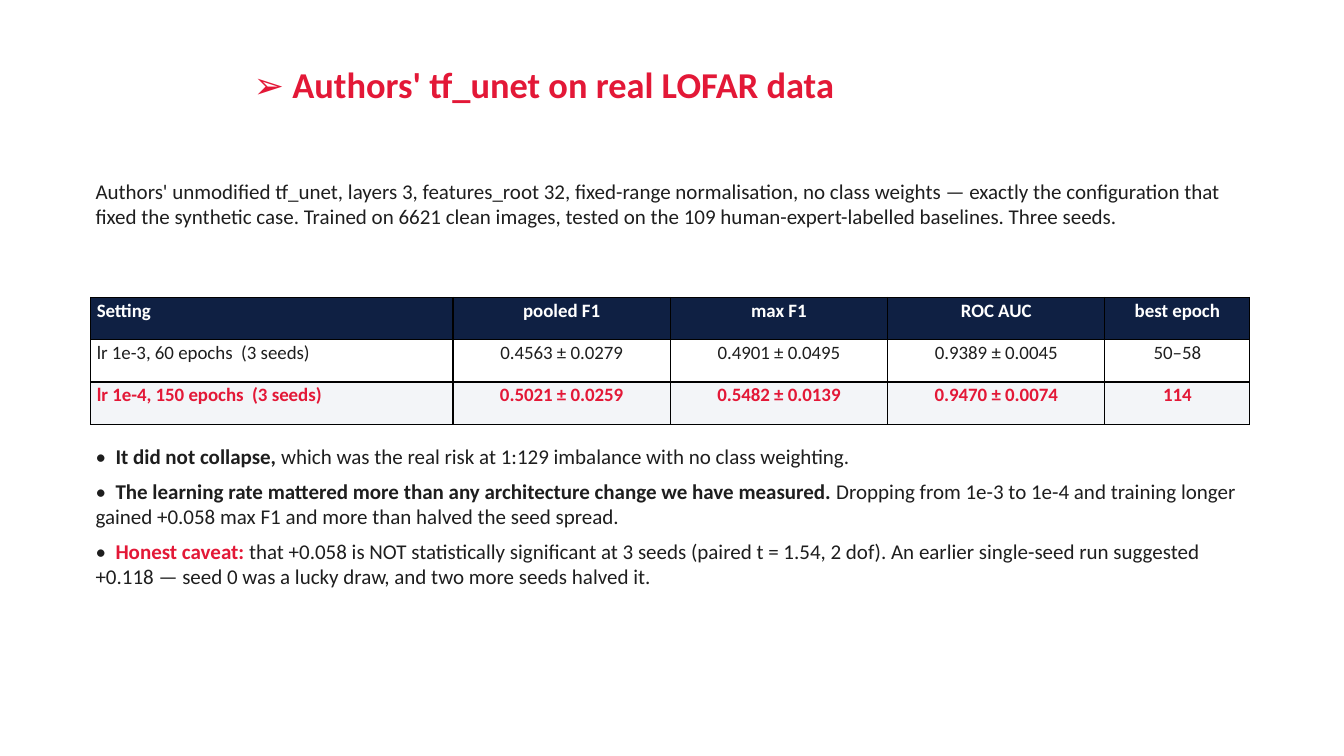
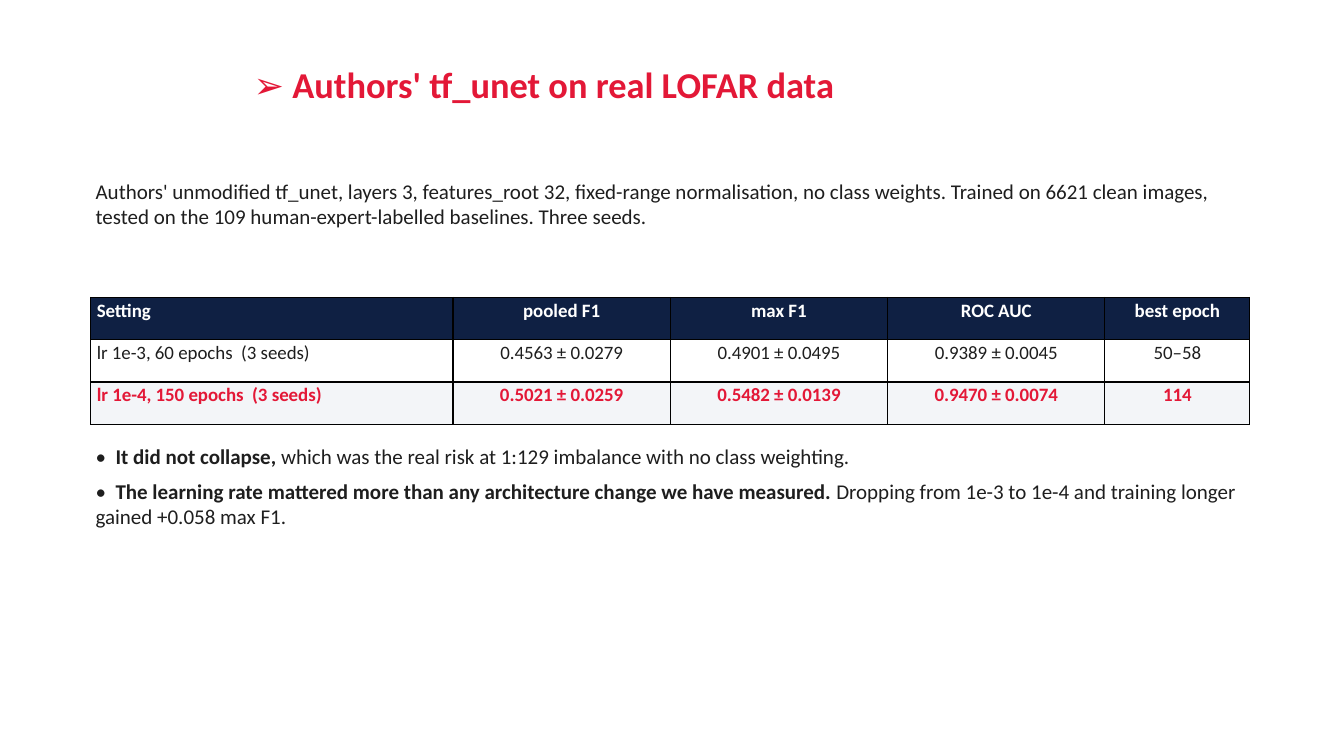
Before and after one commit to RonakSinghRaina/MP, a slide deck: slide 9 of Weekly_Report_Week5_DiL_Lab.pptx (slide 13 before the commit). Drawn at 1344x756 pixels with LibreOffice and Linux fonts; fonts in the diff are those of the drawing; background and template pictures are left out. Boxes give left, top, right and bottom in pixels: in the first picture for what was removed or moved away, otherwise in the second. Text is boxed around its words. In the diff, an @@ line names an element or a change of style, - is before the commit and + after.

```diff
--- a/Weekly_Report_Week5_DiL_Lab.pptx
+++ b/Weekly_Report_Week5_DiL_Lab.pptx
@@ text at (x1=96, y1=184, x2=1208, y2=228): text changed @@
-Authors' unmodified tf_unet, layers 3, features_root 32, fixed-range normalisation, no class weights — exactly the configuration that fixed the synthetic case. Trained on 6621 clean images, tested on the 109 human-expert-labelled baselines. Three seeds.
+Authors' unmodified tf_unet, layers 3, features_root 32, fixed-range normalisation, no class weights. Trained on 6621 clean images, tested on the 109 human-expert-labelled baselines. Three seeds.
@@ text at (x1=96, y1=484, x2=1235, y2=528): text changed; bold on @@
-• The learning rate mattered more than any architecture change we have measured. Dropping from 1e-3 to 1e-4 and training longer gained +0.058 max F1 and more than halved the seed spread.
-• Honest caveat: that +0.058 is NOT statistically significant at 3 seeds (paired t = 1.54, 2 dof). An earlier single-seed run suggested +0.118 — seed 0 was a lucky draw, and two more seeds halved it.
+• The learning rate mattered more than any architecture change we have measured. Dropping from 1e-3 to 1e-4 and training longer gained +0.058 max F1.
```
Also in this commit, not shown: 10 other slides changed, 1 slide added, 4 slides removed, 2 other files.
